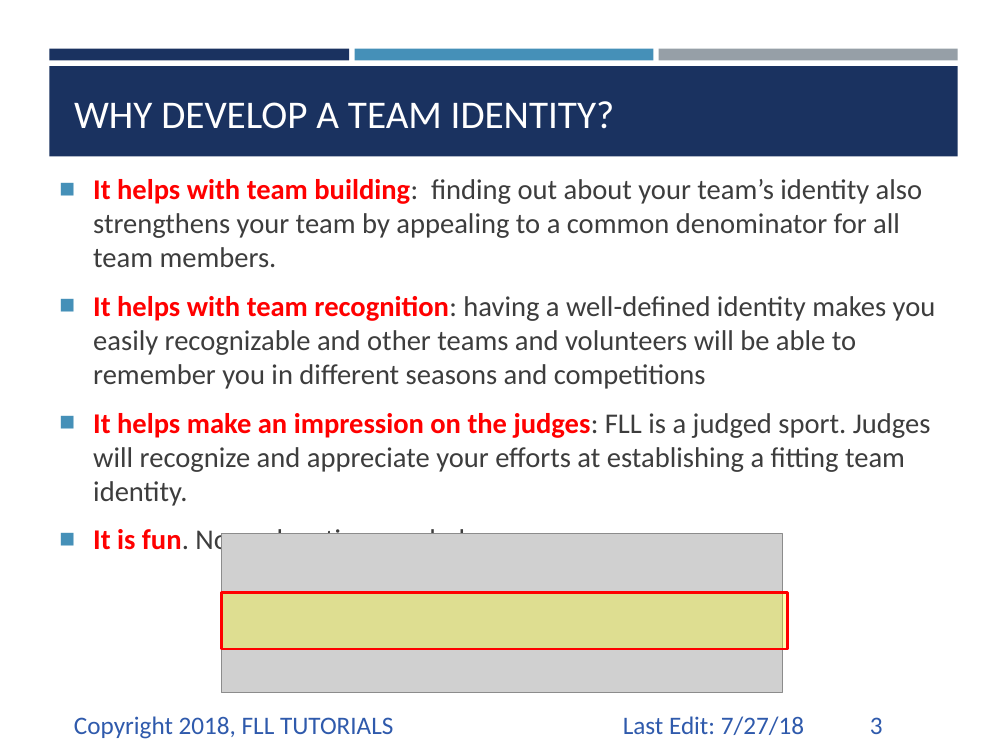
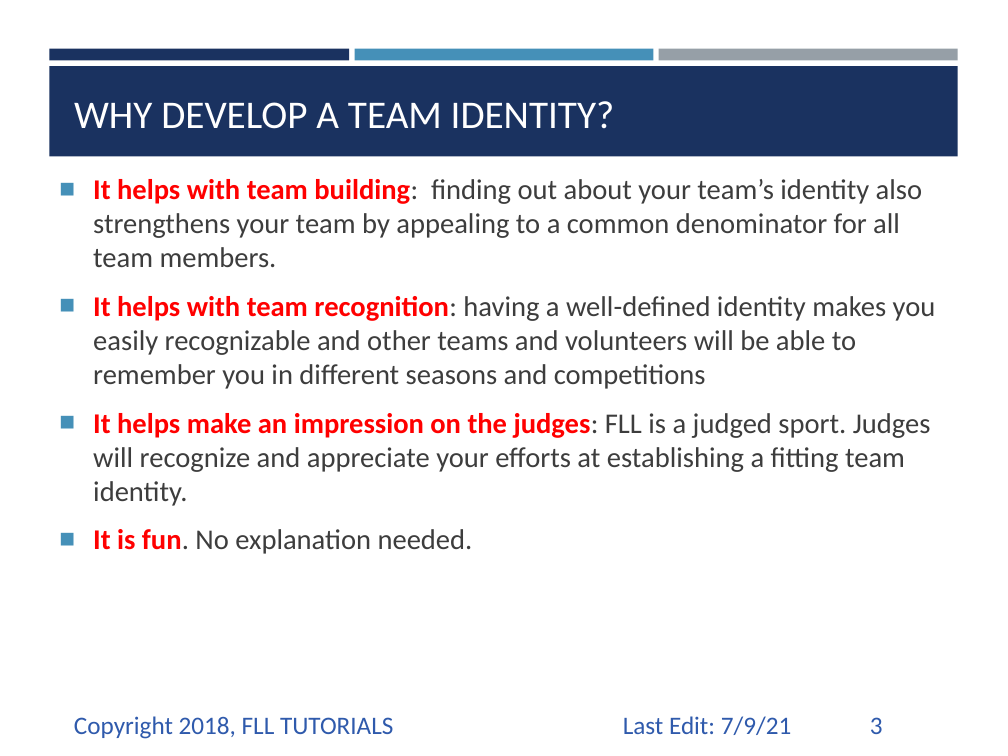
Before and after one commit to ev3lessons/FLL-Tutorials, a slide deck: slide 3 of translations/en-us/CoreValues/TeamIdentity.pptx. Drawn at 1008x756 pixels with LibreOffice and Linux fonts; fonts in the diff are those of the drawing; grey boxes stand for pictures. Boxes give left, top, right and bottom in pixels: in the first picture for what was removed or moved away, otherwise in the second. Text is boxed around its words. In the diff, an @@ line names an element or a change of style, - is before the commit and + after.

```diff
--- a/translations/en-us/CoreValues/TeamIdentity.pptx
+++ b/translations/en-us/CoreValues/TeamIdentity.pptx
@@ picture removed at (222,534,783,692) @@
@@ rectangle removed at (222,593,788,649) @@
@@ text at (623,716,791,735): text changed @@
-Last Edit: 7/27/18
+Last Edit: 7/9/21
```
Also in this commit, not shown: 12 other slides changed, 6 other files.
